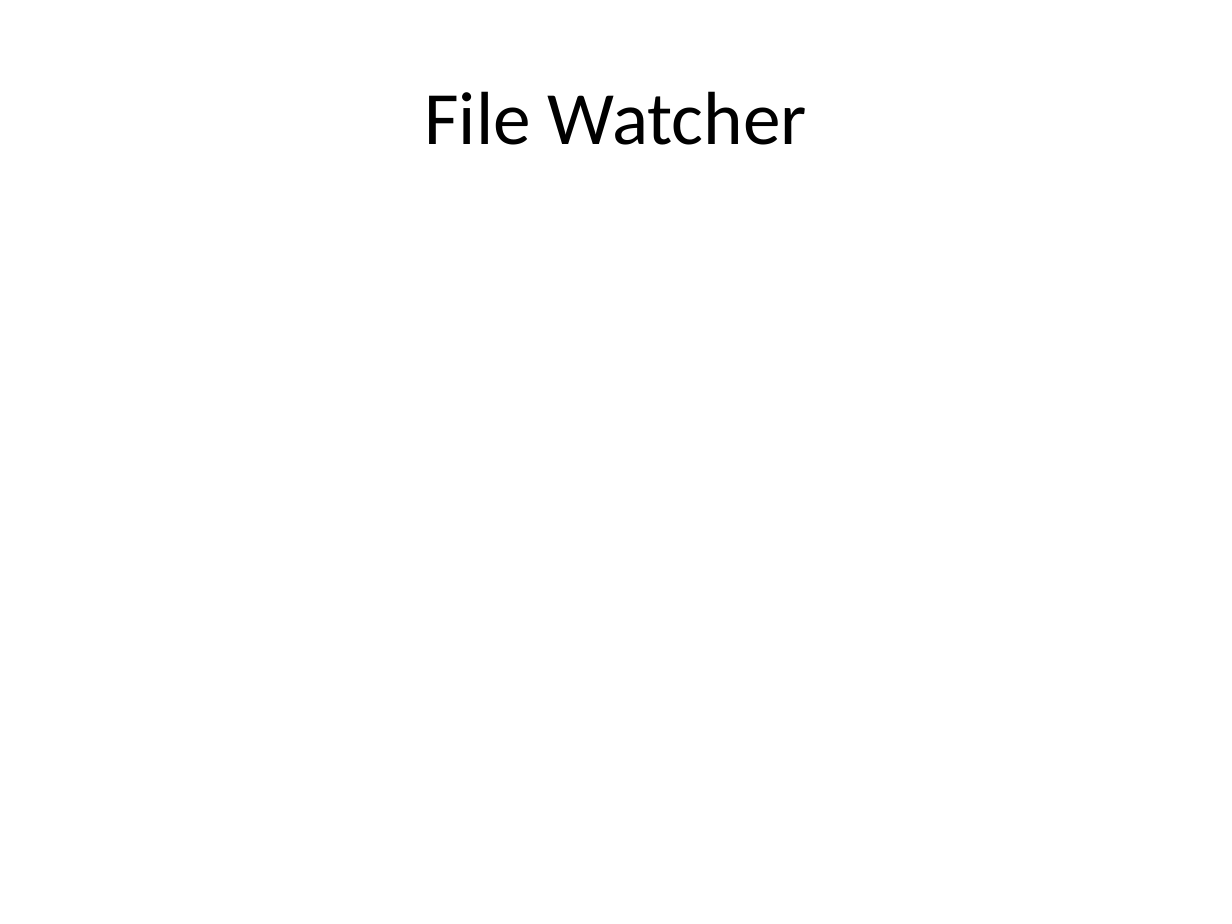
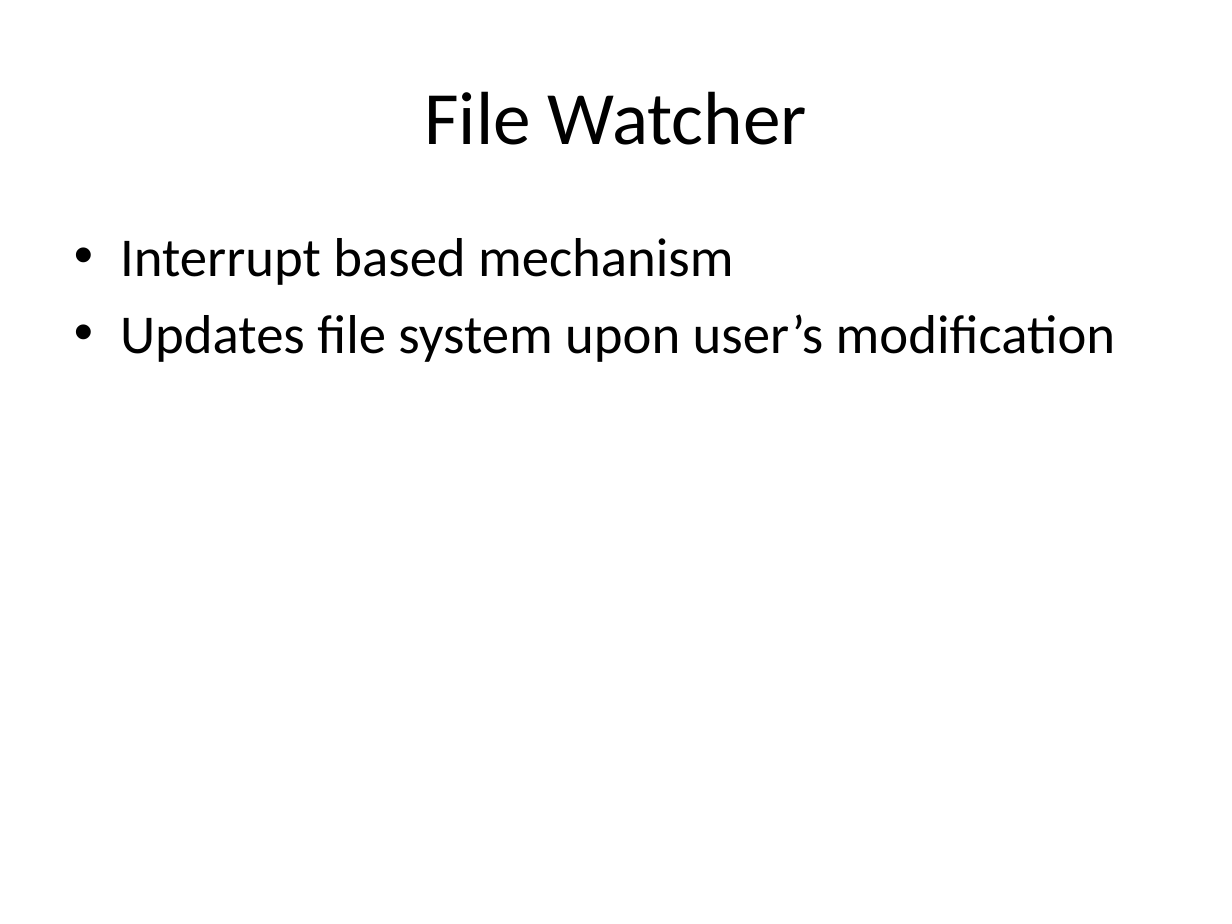
Before and after one commit to jnhnum1/fss, a slide deck: slide 3 of Report/Slides_v1.pptx. Drawn at 1232x924 pixels with LibreOffice and Linux fonts; fonts in the diff are those of the drawing. Boxes give left, top, right and bottom in pixels: in the first picture for what was removed or moved away, otherwise in the second. Text is boxed around its words. In the diff, an @@ line names an element or a change of style, - is before the commit and + after.

Commit message:
presentation

```diff
--- a/Report/Slides_v1.pptx
+++ b/Report/Slides_v1.pptx
@@ text added at (x1=120, y1=238, x2=1115, y2=362), 32 pt, text #000000 @@
+• Interrupt based mechanism
+• Updates file system upon user’s modification
```
Also in this commit, not shown: 1 other slide changed, 1 slide added, 1 slide removed.
